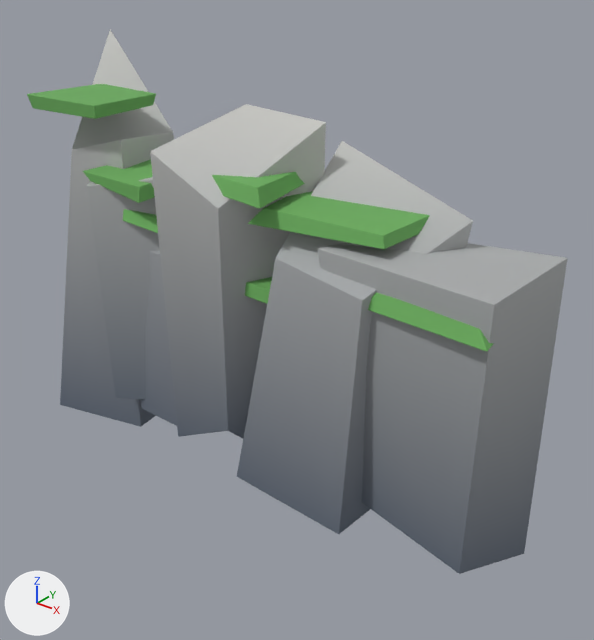
One commit to the glTF model everglade/assets/models/cliff.glb: the scene before it, then after it.
Camera for both pictures: a 50 mm camera at (18.8, -20.7, 18.7) aimed at (1.8, 0.4, 5.5). Every picture has the same lights, and +X, +Y and +Z are marked at lower left. The older version comes first. Vertices at exactly the same position are counted once.

Names of what the first picture shows: 'Cliff'.
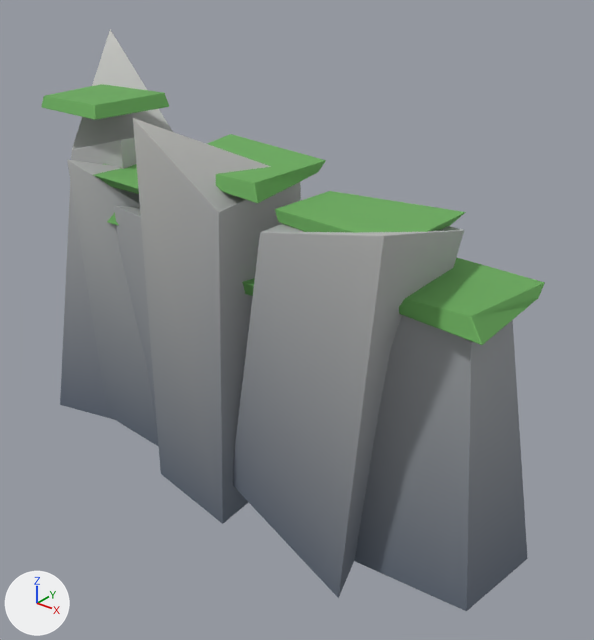
Location of each change, [x1, y1, x2, y2] in pixels of the pictures (594 x 640 px; the box of a moved part takes in the faces that stretch with it):
'Cliff', reshaped (7% narrower, 7% taller): before [27, 29, 567, 574]; after [41, 29, 545, 611]
part 1 of me_cliff, moved or reshaped: before [27, 84, 156, 119]; after [41, 84, 169, 120]
part 2 of me_cliff, moved or reshaped: before [86, 177, 160, 400]; after [67, 160, 159, 446]
part 3 of me_cliff, moved or reshaped: before [141, 250, 177, 426]; after [114, 205, 157, 424]
part 4 of me_cliff, moved or reshaped (mostly hidden afterwards): before [123, 209, 158, 233]; after [107, 213, 119, 226]
part 5 of me_cliff, moved or reshaped: before [150, 104, 326, 438]; after [133, 118, 301, 524]
part 6 of me_cliff, moved or reshaped: before [212, 172, 305, 209]; after [207, 134, 326, 203]
part 7 of me_cliff, moved or reshaped: before [237, 141, 473, 534]; after [233, 224, 464, 598]
part 8 of me_cliff, moved or reshaped: before [248, 191, 430, 249]; after [275, 191, 466, 233]
part 9 of me_cliff, moved or reshaped: before [318, 243, 567, 574]; after [354, 315, 528, 611]
part 10 of me_cliff, moved or reshaped: before [368, 292, 494, 352]; after [399, 257, 545, 345]
part 11 of me_cliff, moved or reshaped (mostly hidden afterwards): before [245, 277, 272, 304]; after [242, 278, 255, 296]
part 12 of me_cliff, moved or reshaped: before [83, 159, 155, 203]; after [93, 164, 139, 194]

Patch to the scene script:
```diff
--- a/everglade/assets/models/cliff.glb.py
+++ b/everglade/assets/models/cliff.glb.py
@@ me_cliff @@
 # used by ob_cliff; location = (0.0, 0.0, 0.0)
-me_cliff.from_pydata(...)  # 784 vertices, 1512 faces; spans x -10.4..11.1, y -2.9..3.3, z -1.8..14.5
+me_cliff.from_pydata(...)  # 784 vertices, 1512 faces; spans x -10.4..11.2, y -3.7..3.3, z -1.7..14.5
+# me_cliff part 1: the loose piece of 56 vertices spanning x -9.8..-6.1, y -1.9..1.6, z 12.1..12.6 is multiplied about its middle by the matrix ((-1.0, 0.0, 0.0), (0.0, -1.0, 0.0), (0.0, 0.0, -1.0)), then moved by (0.3, 0.3, 0.0)
+# me_cliff part 2: the loose piece of 56 vertices spanning x -8.3..-3.0, y -2.3..2.9, z -0.8..10.9 is multiplied about its middle by the matrix ((-1.0, 0.0, 0.0), (0.0, -1.0, 0.0), (0.0, 0.0, -1.0)), then moved by (1.1, -0.4, -0.2)
+# me_cliff part 3: the loose piece of 56 vertices spanning x -4.7..-0.9, y -2.1..2.2, z -0.5..9.5 is multiplied about its middle by the matrix ((-1.0, 0.0, 0.0), (0.0, -1.0, 0.0), (0.0, 0.0, -1.0)), then moved by (-0.1, -0.6, -0.3)
+# me_cliff part 4: the loose piece of 56 vertices spanning x -5.2..-0.4, y -2.0..2.1, z 8.5..9.0 is multiplied about its middle by the matrix ((-1.0, 0.0, 0.0), (0.0, -1.0, 0.001), (0.0, 0.0, -1.0)), then moved by (-0.1, -0.2, 0.0)
+# me_cliff part 5: the loose piece of 56 vertices spanning x -2.2..2.5, y -2.6..1.9, z -1.8..12.7 is multiplied about its middle by the matrix ((-1.0, 0.0, 0.0), (0.0, -1.0, 0.0), (0.0, 0.0, -1.0)), then moved by (-0.7, -0.7, 0.1)
+# me_cliff part 6: the loose piece of 56 vertices spanning x -2.7..2.6, y -2.4..2.2, z 10.7..11.2 is multiplied about its middle by the matrix ((-1.0, 0.0, 0.0), (0.0, -1.0, 0.001), (0.0, 0.0, -1.0)), then moved by (-0.3, 0.3, 0.0)
+# me_cliff part 7: the loose piece of 56 vertices spanning x 1.1..7.9, y -2.9..2.5, z -1.2..11.8 is multiplied about its middle by the matrix ((-1.0, 0.0, 0.0), (0.0, -1.0, 0.0), (0.0, 0.0, -1.0)), then moved by (0.0, -0.8, -0.5)
+# me_cliff part 8: the loose piece of 56 vertices spanning x 1.6..6.7, y -1.9..1.9, z 9.8..10.4 is multiplied about its middle by the matrix ((-1.0, 0.0, 0.0), (0.0, -1.0, 0.0), (0.0, 0.0, -1.0)), then moved by (0.8, 0.0, 0.0)
+# me_cliff part 9: the loose piece of 56 vertices spanning x 4.4..11.1, y -2.2..2.2, z -0.9..9.6 is multiplied about its middle by the matrix ((-1.0, 0.0, 0.0), (0.0, -1.0, 0.0), (0.0, 0.0, -1.0)), then moved by (0.1, -0.4, -0.3)
+# me_cliff part 10: the loose piece of 56 vertices spanning x 5.4..10.5, y -2.2..2.0, z 8.2..8.8 is multiplied about its middle by the matrix ((-1.0, 0.0, 0.0), (0.0, -1.0, 0.0), (0.0, 0.0, -1.0)), then moved by (-0.2, 0.2, 0.0)
+# me_cliff part 11: 55 vertices removed from x 0.8..6.2, y -1.9..1.8, z 7.1..7.6; 55 vertices added at x 0.5..5.9, y -1.8..1.9, z 7.1..7.6
+# me_cliff part 12: 2 vertices moved within x -6.7, y -2.0, z 10.1; 51 vertices removed from x -6.9..-3.2, y -2.3..2.2, z 9.7..10.1; 51 vertices added at x -7.0..-3.2, y -2.2..2.3, z 9.7..10.2
+# other edits to the shape of me_cliff do not show in these pictures
 me_cliff.materials.append(mat_vertexcolor)
```
